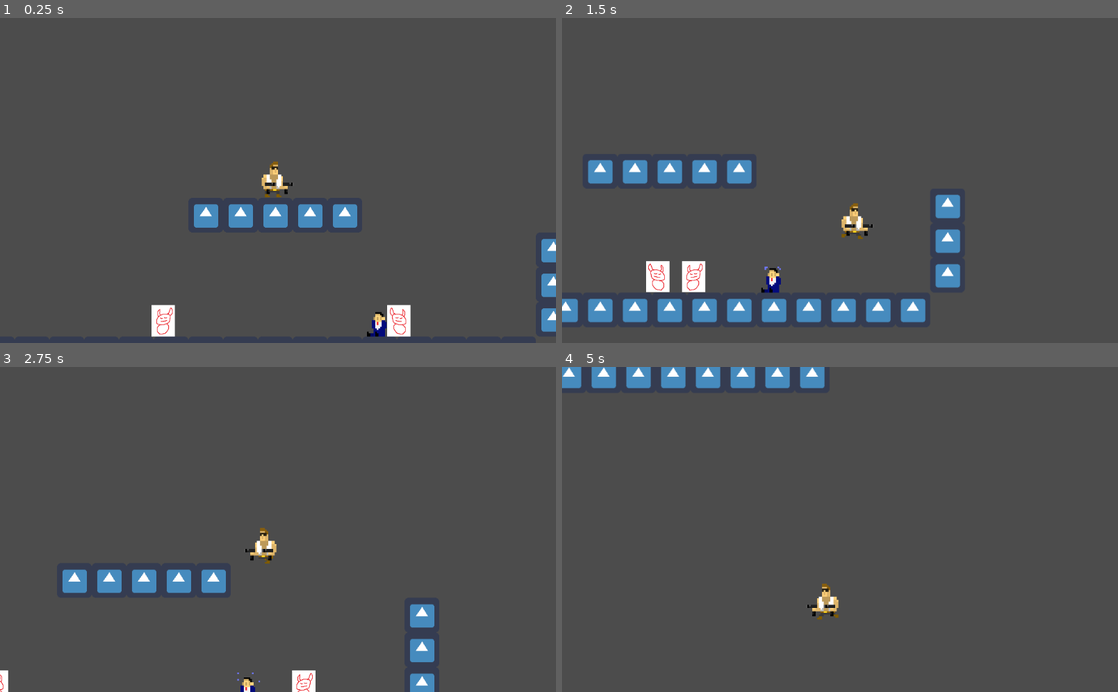
Above: before the commit, frames 1-4 (two rows, left to right).
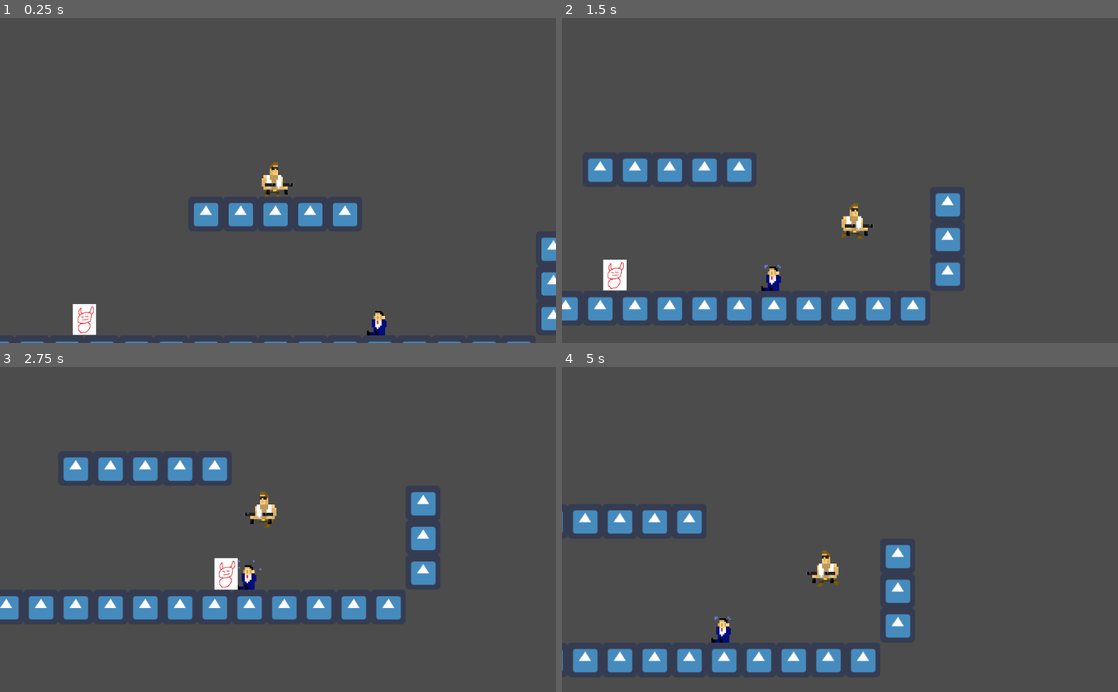
Above: after the commit, the same moments.

Repository: Slimonade1/Eksamensprojekt
Game: Godot game, scene res://Scenes/masterScene.tscn
Same seed, same stepped clock (60 frames per second), same inputs: the game is played once before the commit and once after it. The engine's default icon, where the game draws it, is replaced by a stand-in: a white triangle on a blue panel in a dark square.
Inputs:
- Up to frame 1 (0.25 s): no input
- Up to frame 2 (1.5 s): hold W (ui_up) 0.53-1.28 s; hold D (ui_right) from 0.53 s (still down); tap W (ui_up) at 1.35 s
- Up to frame 3 (2.75 s): tap W (ui_up) at 1.52, 1.82 s; release D (ui_right) at 2.03 s; hold A (ui_left) from 2.03 s (still down); hold W (ui_up) from 2.03 s (still down)
- Up to frame 4 (5 s): release A (ui_left) at 2.78 s; release W (ui_up) at 2.78 s; hold D (ui_right) 2.78-4.28 s; tap W (ui_up) at 2.85, 3.02, 3.32, 4.35, 4.52, 4.82 s; hold W (ui_up) 3.53-4.28 s; hold A (ui_left) from 4.28 s (still down)

The runs differ from the first frame. In frame 1, 2.2% of the frame differs, in the area x 0-100%, y 44-100%; in frame 2, 3.0%; in frame 3, 10%, in the area x 0-79%, y 27-100%; in frame 4, 8.3%.

Commit message:
#8 Better edge detection

Diff:
--- a/Scenes/Enemy.tscn
+++ b/Scenes/Enemy.tscn
@@ -14,7 +14,7 @@
 [sub_resource type="RectangleShape2D" id=2]
 extents = Vector2( 7, 9.66667 )
 
-[node name="Enemy" type="KinematicBody2D"]
+[node name="Enemy" type="KinematicBody2D" groups=["Enemies"]]
 scale = Vector2( 3, 3 )
 collision_layer = 4
 collision_mask = 3
@@ -27,3 +27,9 @@
 [node name="CollisionShape2D" type="CollisionShape2D" parent="."]
 position = Vector2( 2.38419e-07, 4.76837e-07 )
 shape = SubResource( 2 )
+
+[node name="EdgeDetection" type="RayCast2D" parent="."]
+enabled = true
+cast_to = Vector2( 0, 20 )
+collision_mask = 16
+collide_with_areas = true
--- a/Scenes/Player.tscn
+++ b/Scenes/Player.tscn
@@ -45,8 +45,8 @@
 } ]
 
 [sub_resource type="CapsuleShape2D" id=1]
-radius = 9.33333
-height = 6.66667
+radius = 11.0
+height = 0.0
 
 [node name="Player" type="KinematicBody2D"]
 position = Vector2( 3, -23 )
@@ -64,7 +64,7 @@
 animation = "running"
 
 [node name="CollisionShape2D" type="CollisionShape2D" parent="."]
-position = Vector2( -1, 7.66667 )
+position = Vector2( -2.33333, 8.33333 )
 shape = SubResource( 1 )
 
 [node name="BulletCooldown" type="Timer" parent="."]
--- /dev/null
+++ b/Scenes/SceneChanger.tscn
@@ -0,0 +1,6 @@
+[gd_scene load_steps=2 format=2]
+
+[ext_resource path="res://Scripts/SceneChanger.gd" type="Script" id=1]
+
+[node name="SceneChanger" type="Node2D"]
+script = ExtResource( 1 )
--- a/Scenes/gameScene.tscn
+++ b/Scenes/gameScene.tscn
@@ -1,10 +1,9 @@
-[gd_scene load_steps=8 format=2]
+[gd_scene load_steps=7 format=2]
 
 [ext_resource path="res://Scenes/Player.tscn" type="PackedScene" id=1]
 [ext_resource path="res://icon.png" type="Texture" id=2]
 [ext_resource path="res://Scenes/Companion.tscn" type="PackedScene" id=3]
 [ext_resource path="res://Scenes/Enemy.tscn" type="PackedScene" id=4]
-[ext_resource path="res://Scenes/EdgeDetection.tscn" type="PackedScene" id=5]
 
 [sub_resource type="ConvexPolygonShape2D" id=1]
 points = PoolVector2Array( 0, 0, 64, 0, 64, 64, 0, 64 )
@@ -48,6 +47,8 @@
 [node name="TileMap" type="TileMap" parent="Background"]
 tile_set = SubResource( 2 )
 cell_quadrant_size = 64
+collision_layer = 16
+collision_mask = 5
 format = 1
 tile_data = PoolIntArray( -131075, 0, 0, -131074, 0, 0, -131073, 0, 0, -196608, 0, 0, -196607, 0, 0, -131065, 0, 0, -65 …(265 unchanged characters)…
 
@@ -59,16 +60,4 @@
 [node name="Enemies" type="Node" parent="."]
 
 [node name="Enemy" parent="Enemies" instance=ExtResource( 4 )]
-position = Vector2( -288, 23 )
-
-[node name="Enemy2" parent="Enemies" instance=ExtResource( 4 )]
-position = Vector2( 246, 27 )
-speed = -200
-
-[node name="EdgeDetection" type="Node" parent="Enemies"]
-
-[node name="EdgeDetection" parent="Enemies/EdgeDetection" instance=ExtResource( 5 )]
-position = Vector2( -653, -16 )
-
-[node name="EdgeDetection2" parent="Enemies/EdgeDetection" instance=ExtResource( 5 )]
-position = Vector2( 467, -13 )
+position = Vector2( -433, 22 )
--- a/Scripts/Bullet.gd
+++ b/Scripts/Bullet.gd
@@ -13,8 +13,6 @@
 	if direction == "right":
 		position.x += velocity
 
-
-
 func _on_Bullet_body_entered(body):
 	body.takeDamage()
 	queue_free()
--- a/Scripts/Enemy.gd
+++ b/Scripts/Enemy.gd
@@ -6,16 +6,21 @@
 var gravity = 2000
 var health = 3
 
+
 var vel = Vector2()
 var turn = false
 
 onready var sprite = $EnemySprite
 onready var player = $"../../Player"
+onready var edgeDetection = $EdgeDetection
 
 func _ready():
 	sprite.playing = true
 
 func _physics_process(delta):
+	if !edgeDetection.is_colliding() or is_on_wall():
+		turnAround()
+
 	#reset x velocity
 	vel.x = 0
 
@@ -33,7 +38,6 @@
 	if vel.x > 0:
 		sprite.flip_h = false
 
-
 func turnAround():
 	turn = true
 	if turn:
@@ -41,6 +45,6 @@
 		turn = false
 
 func takeDamage():
+	health -= player.damage
 	if health == 0:
 		queue_free()
-	health -= player.damage
--- a/Scripts/OnPlatform.gd
+++ /dev/null
@@ -1,4 +0,0 @@
-extends Area2D
-
-func _on_EdgeDetection_body_entered(body):
-	body.turnAround()
--- a/Scripts/Player.gd
+++ b/Scripts/Player.gd
@@ -4,10 +4,12 @@
 var score = 0
 var damage = 1
 var attackSpeed = 2.0
+var health = 5
 
 # physics
 var speed = 60
 var jumpForce = 800
+var climbSpeed = 200
 var gravity = 2000
 
 var vel = Vector2()
@@ -53,7 +55,12 @@
 	else:
 		vel.y += gravity * delta
 
-	if Input.is_action_pressed("ui_up") and is_on_floor() or Input.is_action_pressed("ui_up") and is_on_wall():
+	# wall climb
+	if is_on_wall() and Input.is_action_pressed("ui_up"):
+		vel.y -= climbSpeed
+
+	# jump
+	if Input.is_action_pressed("ui_up") and is_on_floor():
 		vel.y -= jumpForce
 
 	#sprite direction
@@ -87,6 +94,10 @@
 	newBullet.position = position
 	gameScene.add_child(newBullet)
 
-
 func _on_BulletCooldown_timeout():
 	cooldown = false
+
+func takeDamage():
+	health -= 1
+	if health == 0:
+		queue_free()
--- /dev/null
+++ b/Scripts/SceneChanger.gd
@@ -0,0 +1,4 @@
+extends Node2D
+
+func changeScene(newScene):
+	get_tree().change_scene(newScene)
--- a/project.godot
+++ b/project.godot
@@ -60,7 +60,8 @@
 2d_physics/layer_1="Player"
 2d_physics/layer_2="Bullets"
 2d_physics/layer_3="Enemies"
-2d_physics/layer_4="EdgeDetection"
+2d_physics/layer_4="Edge Detection"
+2d_physics/layer_5="Background"
 
 [physics]
 
